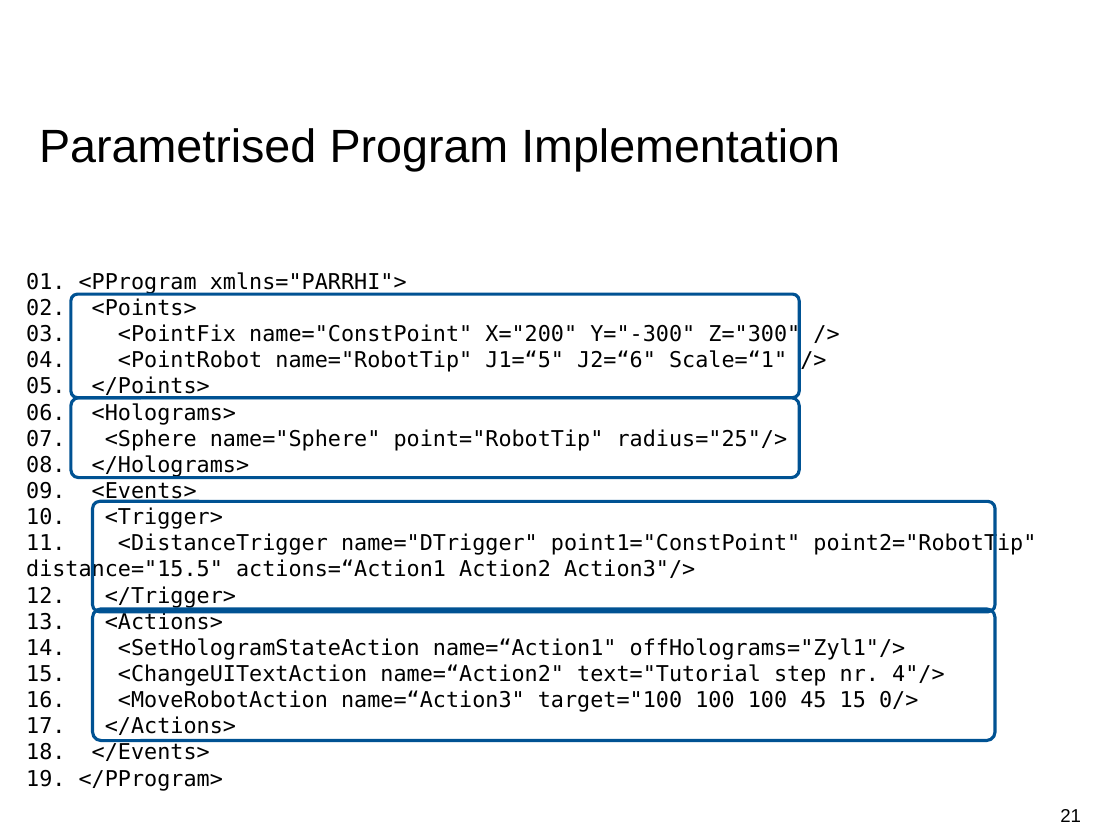
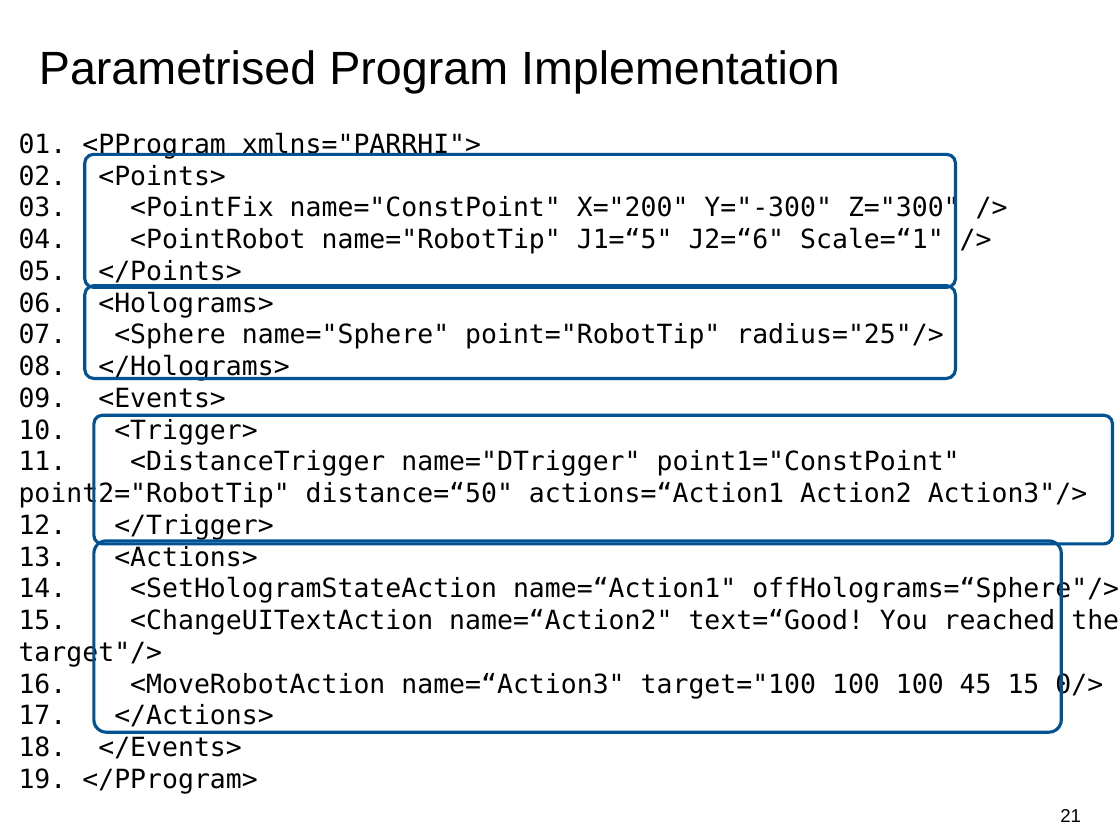
Before and after one commit to EricVoll/PARRHI, a slide deck: slide 21 of 05_Presentation/PARRHIPresentationv2.pptx. Drawn at 1120x840 pixels with LibreOffice and Linux fonts; fonts in the diff are those of the drawing; background and template pictures are left out. Boxes give left, top, right and bottom in pixels: in the first picture for what was removed or moved away, otherwise in the second. Text is boxed around its words. In the diff, an @@ line names an element or a change of style, - is before the commit and + after.

```diff
--- a/05_Presentation/PARRHIPresentationv2.pptx
+++ b/05_Presentation/PARRHIPresentationv2.pptx
@@ title "Parametrised Program Implementation": place and size @@
-title "Parametrised Program Implementation" at bbox=[39, 128, 840, 171]
+title "Parametrised Program Implementation" at bbox=[39, 50, 840, 93]
@@ text "01. <PProgram xmlns="PARRHI">": place and size @@
-text "01. <PProgram xmlns="PARRHI">" at bbox=[26, 272, 1036, 791]
+text "01. <PProgram xmlns="PARRHI">" at bbox=[19, 132, 1119, 794]
@@ text at bbox=[19, 132, 1103, 794]: size 14 to 17 pt in "01. <PProgram xmlns="PARRHI">", "02. <Points>", "03. <PointFix name="ConstPoint" X="200" Y="-300" Z="300" />", "04. <PointRobot name="RobotTip" J1=“5" J2=“6" Scale=“1" />" and 12 more places @@
@@ rounded rectangle: place and size @@
-rounded rectangle at bbox=[71, 295, 799, 399]
+rounded rectangle at bbox=[85, 155, 955, 288]
@@ rounded rectangle: place and size @@
-rounded rectangle at bbox=[71, 398, 799, 477]
+rounded rectangle at bbox=[85, 286, 955, 379]
@@ rounded rectangle: place and size @@
-rounded rectangle at bbox=[93, 502, 996, 613]
+rounded rectangle at bbox=[94, 416, 1112, 544]
@@ text at bbox=[19, 450, 1087, 508]: text changed; size 14 to 17 pt @@
-11. <DistanceTrigger name="DTrigger" point1="ConstPoint" point2="RobotTip" distance="15.5" actions=“Action1 Action2 Action3"/>
+11. <DistanceTrigger name="DTrigger" point1="ConstPoint" point2="RobotTip" distance=“50" actions=“Action1 Action2 Action3"/>
@@ rounded rectangle: place and size @@
-rounded rectangle at bbox=[93, 609, 996, 741]
+rounded rectangle at bbox=[94, 541, 1062, 732]
@@ text at bbox=[19, 576, 1119, 667]: text changed; size 14 to 17 pt @@
-14. <SetHologramStateAction name=“Action1" offHolograms="Zyl1"/>
-15. <ChangeUITextAction name=“Action2" text="Tutorial step nr. 4"/>
+14. <SetHologramStateAction name=“Action1" offHolograms=“Sphere"/>
+15. <ChangeUITextAction name=“Action2" text=“Good! You reached the target"/>
```
Also in this commit, not shown: 3 other slides changed, 25 other files.
